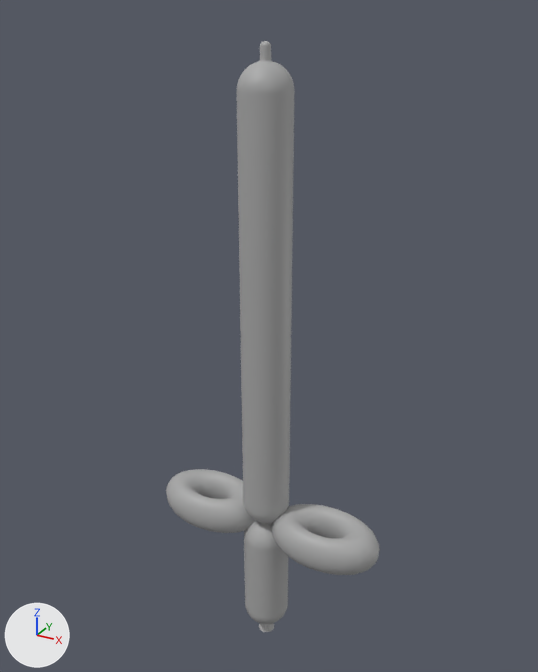
An edit to the FBX model Art/assets/balloon_sword01.fbx, drawn before and after from the same camera.
Both versions are drawn from a camera (50 mm lens) standing at (0.453, -0.816, 1.028) and looking at (-0.011, 0.027, 0.607). The axes (+X, +Y, +Z) are drawn at lower left. The lights are the same throughout. Where no turn or scale is listed for an object, it has been applied to the vertices.

In view in the first picture: 'balloon_sword01'.
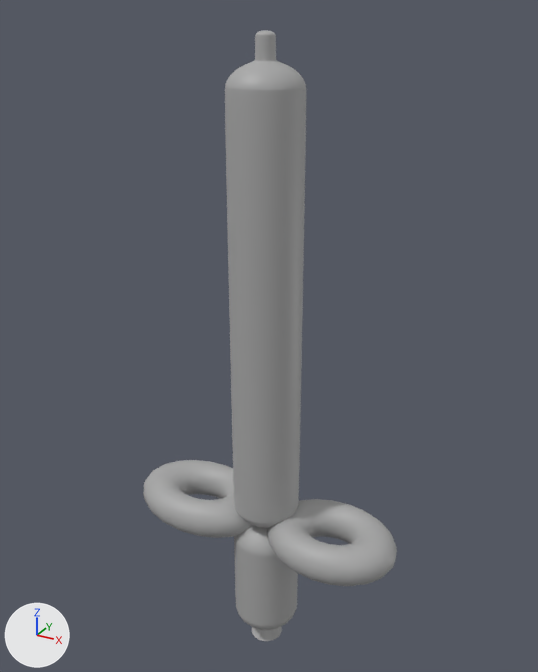
What differs and where, as boxes (x1, y1, x2, y2) in the pictures (538 x 672 px; the box of a moved part takes in the faces that stretch with it):
'balloon_sword01', reshaped, moved (19% wider): before (166, 41, 380, 632); after (143, 30, 397, 641)
part 1 of me_mesh, moved or reshaped: before (244, 521, 288, 624); after (234, 525, 298, 630)
part 2 of me_mesh, moved or reshaped: before (259, 623, 274, 632); after (252, 627, 282, 641)
part 3 of me_mesh, moved or reshaped: before (166, 469, 255, 533); after (143, 460, 253, 538)
part 4 of me_mesh, moved or reshaped: before (271, 504, 380, 575); after (267, 499, 397, 586)
part 5 of me_mesh, built on: before (237, 41, 295, 523); after (225, 30, 306, 528)

Edits to the bpy script that builds the scene:
```text
Change me_mesh:
    used by ob_balloon_sword01; location = (0.001, 0.0, 0.546)
    remove me_mesh.from_pydata(...)  # 1825 vertices, 1841 faces; spans x -0.181..0.181, y -0.052..0.052, z -0.448..0.448
    add me_mesh.from_pydata(...)  # 10745 vertices, 10741 faces; spans x -0.214..0.214, y -0.075..0.075, z -0.457..0.457
    me_mesh part 1: the loose piece of 361 vertices spanning x -0.036..0.034, y -0.035..0.035, z -0.429..-0.229 is scaled about its middle by (1.43, 1.44, 1), then moved by (0.008, 0.0, -0.002)
    me_mesh part 2: the loose piece of 142 vertices spanning x -0.014..0.012, y -0.013..0.013, z -0.448..-0.428 is scaled about its middle by (1.95, 1.95, 1.36), then moved by (0.008, 0.0, -0.006)
    me_mesh part 3: the loose piece of 400 vertices spanning x -0.181..-0.013, y -0.052..0.052, z -0.259..-0.203 is scaled about its middle by (1.28, 1.44, 1), then moved by (-0.009, 0.0, -0.002)
    me_mesh part 4: the loose piece of 400 vertices spanning x 0.013..0.181, y -0.052..0.052, z -0.259..-0.203 is scaled about its middle by (1.17, 1.44, 1), then moved by (0.018, 0.0, -0.002)
    me_mesh part 5: 3 vertices moved within x -0.03..-0.001, y -0.009..0.009, z 0.411..0.425; 515 vertices removed from x -0.036..0.034, y -0.035..0.035, z -0.231..0.448; 9435 vertices added at x -0.042..0.057, y -0.049..0.049, z -0.233..0.457
Change ob_balloon_sword01:
    ob_balloon_sword01.location: (0.001, 0.0, 0.546) -> (-0.007, 0.0, 0.548)
```
